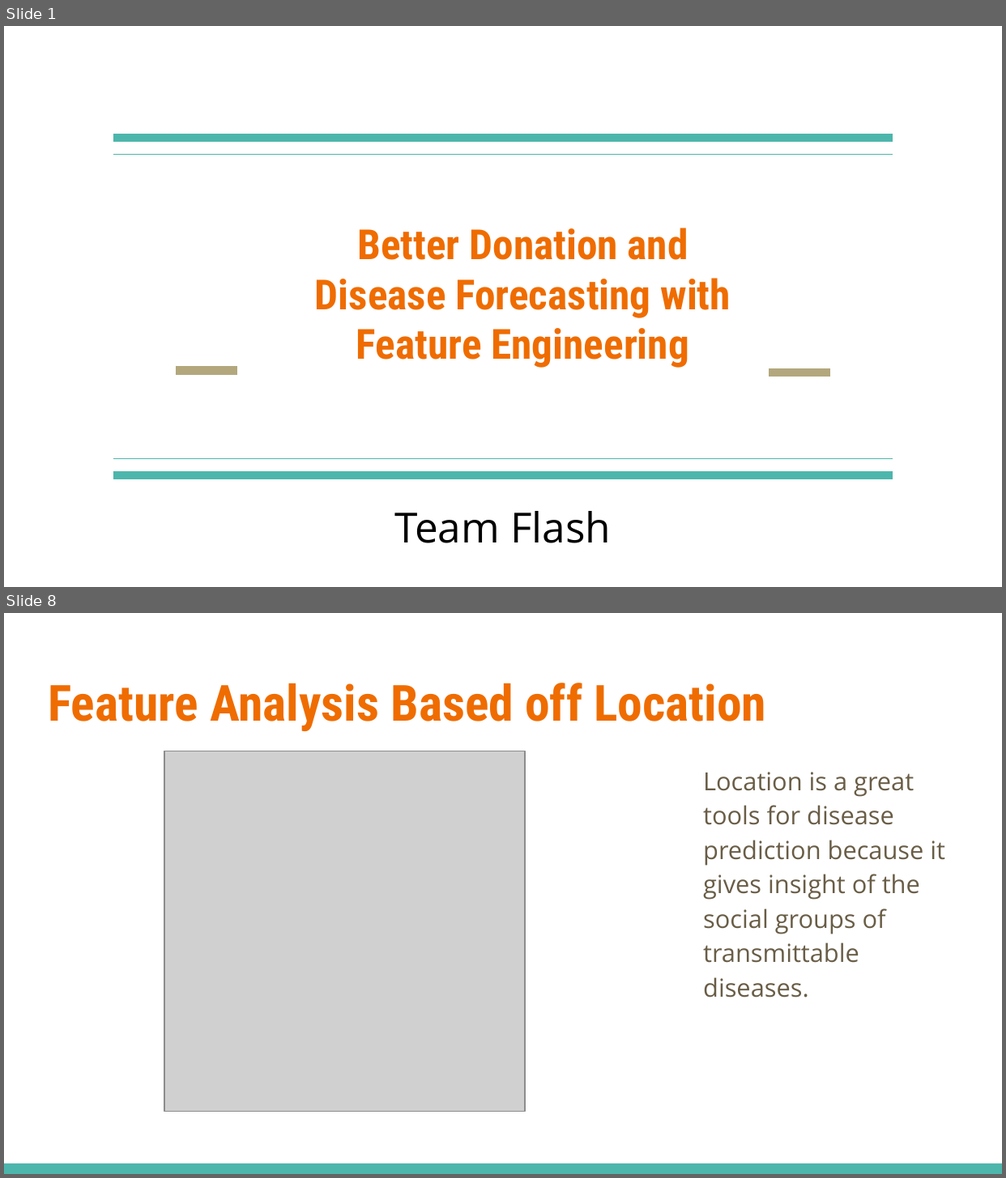
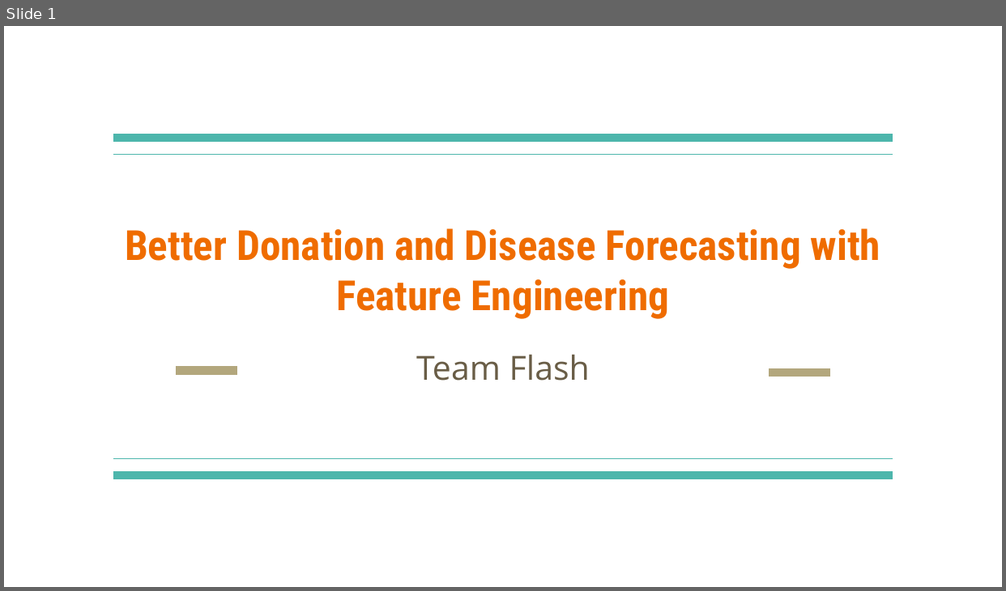
Before and after one commit to aaqibqadeer/Blood-Group-Forecasting, a slide deck: Pitch.pptx. Shown one above the other, each under a label of ours: slides 1 and 8 before the commit, slide 1 after it; the slides between them are not shown. The pictures are 1006x1178 and 1006x591 pixels, drawn with LibreOffice and Linux fonts; fonts in the diff are those of the drawing; grey boxes stand for pictures. Boxes give left, top, right and bottom in pixels: in the first picture for what was removed or moved away, otherwise in the second. Text is boxed around its words. In the diff, an @@ line names an element or a change of style, - is before the commit and + after.

```diff
--- a/Pitch.pptx
+++ b/Pitch.pptx
@@ slide 8 removed at <box>4,613,1002,1174</box>, background #FFFFFF @@
@@ title removed at <box>48,683,766,731</box> @@
-Feature Analysis Based off Location
@@ picture removed at <box>164,751,525,1111</box> @@
@@ text removed at <box>703,772,945,998</box> @@
-Location is a great tools for disease prediction because it gives insight of the social groups of transmittable diseases.
@@ rectangle removed at <box>4,1164,1002,1174</box> @@
@@ slide 1 changed as well @@
@@ title "Better Donation and Disease Forecasting ..." rewrapped from <box>315,228,731,368</box> to <box>125,228,880,319</box> @@
@@ subtitle "Team Flash": place and size @@
-subtitle "Team Flash" at <box>394,511,611,544</box>
+subtitle "Team Flash" at <box>416,354,590,381</box>
@@ subtitle "Team Flash" at <box>416,354,590,381</box>: size 30 to 24 pt, text colour #000000 to #695D46 @@
```
Also in this commit, not shown: 2 slides added, 7 other slides removed.
